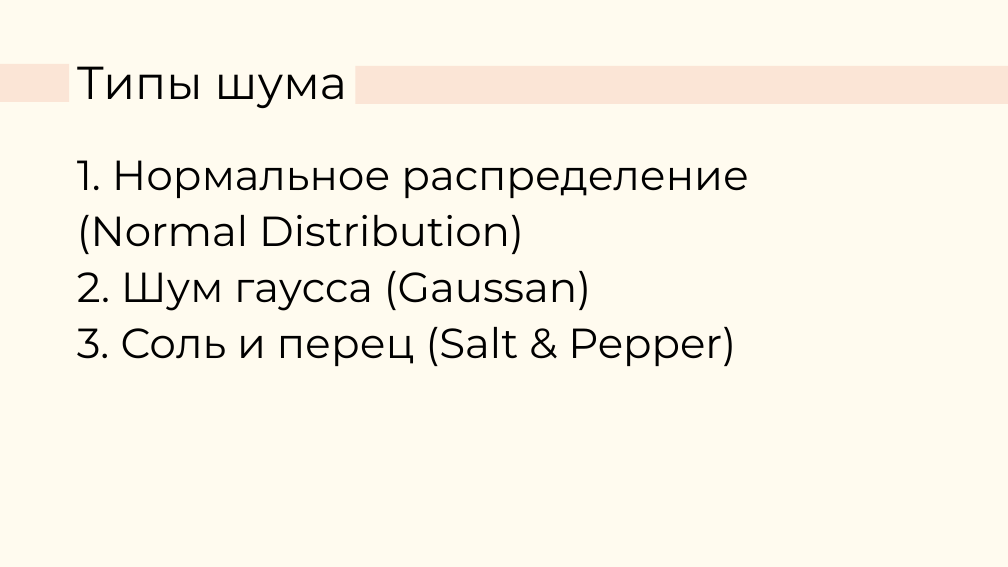
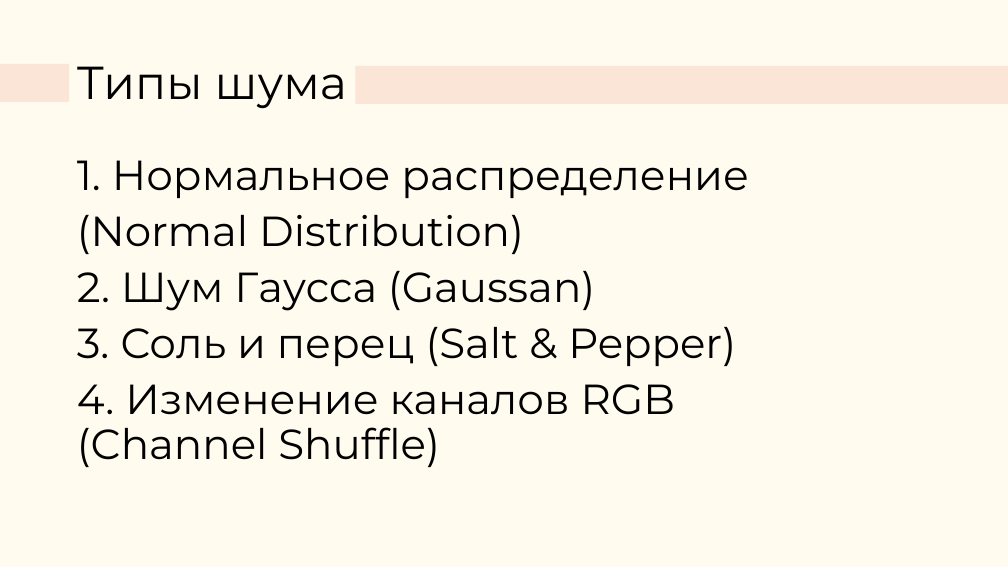
Before and after one commit to stoicismguy/K14_TerentevDA, a slide deck: slide 4 of К14_ТерентьевДА.pptx. Drawn at 1008x567 pixels with LibreOffice and Linux fonts; fonts in the diff are those of the drawing. Boxes give left, top, right and bottom in pixels: in the first picture for what was removed or moved away, otherwise in the second. Text is boxed around its words. In the diff, an @@ line names an element or a change of style, - is before the commit and + after.

```diff
--- a/К14_ТерентьевДА.pptx
+++ b/К14_ТерентьевДА.pptx
@@ text at (77, 271, 595, 311): text changed @@
-2. Шум гаусса (Gaussan)
+2. Шум Гаусса (Gaussan)
@@ text at (77, 384, 675, 467): paragraph added @@
+4. Изменение каналов RGB (Channel Shuffle)
```
Also in this commit, not shown: 5 other slides changed, 13 slides added, 1 slide removed.
